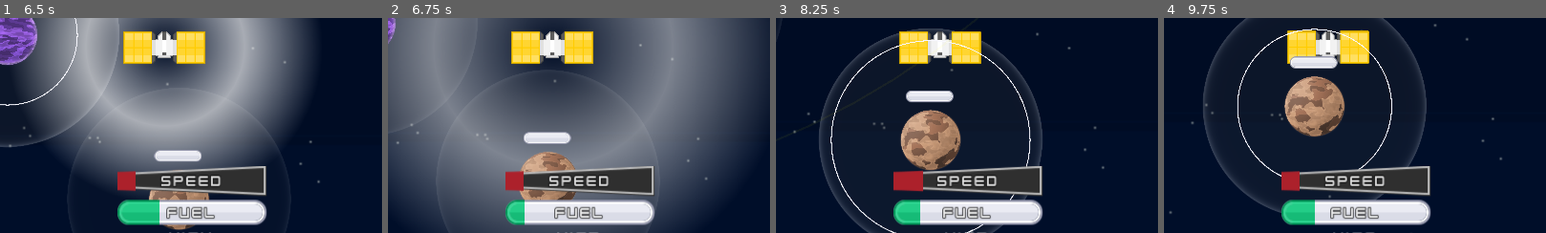
Above: before the commit, frames 1-4 (left to right).
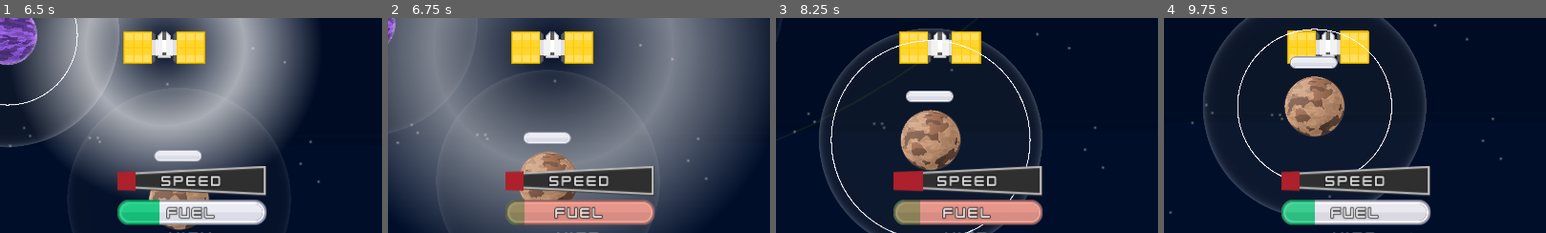
Above: after the commit, the same moments.

Repository: ThreeChooseOne/loopiter
Game: Godot game, scene res://root_scene.tscn
Two runs of this game, one before a commit and one after it. Both use one fixed random seed, a clock stepped at 60 frames per second and the inputs below.
Inputs:
- Up to frame 1 (6.5 s): click "Start" at 0.5 s; tap Enter at 1.25 s; hold D 1.28-2.03 s; tap I at 1.35, 3.6, 5.85 s; hold Down 2.03-2.78 s; tap O at 2.1, 4.35 s; hold D 2.78-3.53 s; tap V at 2.85, 5.1 s; hold Up 3.53-4.28 s; hold A 4.28-5.78 s; hold Down from 5.78 s (still down)
- Up to frame 2 (6.75 s): release Down at 6.53 s; hold D from 6.53 s (still down); tap O at 6.6 s
- Up to frame 3 (8.25 s): release D at 7.28 s; hold Up 7.28-8.03 s; tap V at 7.35 s; hold D from 8.03 s (still down); tap I at 8.1 s
- Up to frame 4 (9.75 s): release D at 8.78 s; hold Down 8.78-9.53 s; tap O at 8.85 s; hold A from 9.53 s (still down); tap V at 9.6 s
The pictures show only the part of the screen within x 28-78%, y 43-93%; the shares and areas given below are measured in that part.

Frame 1 is identical in both runs. In frame 2, 4.3% of the frame differs, in the area x 30-70%, y 84-97%; in frame 3, 4.3%; in frame 4, less than 0.1%.

Commit message:
Blink fuel when not enough left to move

Diff:
--- a/main.gd
+++ b/main.gd
@@ -25,6 +25,7 @@
 @onready var fuel = %PlayerHUD/Fuel
 @onready var hud = %PlayerHUD
 @onready var speed_bar: TextureProgressBar = %Speed
+@onready var animation_player: AnimationPlayer = %AnimationPlayer
 
 const fuel_cost = 20
 
@@ -305,7 +306,9 @@
 
 func move_player_orbit(out: bool):
 	if fuel.value < fuel_cost:
+		animation_player.play("blink_red")
 		return
+	animation_player.stop()
 	fuel.value -= fuel_cost
 
 	var curr = current_player_orbit()
--- a/main.tscn
+++ b/main.tscn
@@ -11,8 +11,40 @@
 [ext_resource type="Script" path="res://debug_canvas.gd" id="7_272bh"]
 [ext_resource type="PackedScene" uid="uid://ier84j4eh2qc" path="res://jazz/circular_halo_mask.tscn" id="7_kek77"]
 
+[sub_resource type="Animation" id="Animation_dg77c"]
+resource_name = "blink_red"
+length = 0.4
+tracks/0/type = "value"
+tracks/0/imported = false
+tracks/0/enabled = true
+tracks/0/path = NodePath(".:tint_over")
+tracks/0/interp = 1
+tracks/0/loop_wrap = true
+tracks/0/keys = {
+"times": PackedFloat32Array(0, 0.1, 0.2, 0.3, 0.4),
+"transitions": PackedFloat32Array(1, 1, 1, 1, 1),
+"update": 0,
+"values": [Color(1, 1, 1, 0), Color(0.960784, 0.286275, 0.152941, 0.729412), Color(1, 1, 1, 0), Color(0.960784, 0.286275, 0.152941, 0.717647), Color(1, 1, 1, 0)]
+}
+
+[sub_resource type="Animation" id="Animation_4c57u"]
+length = 0.001
+
+[sub_resource type="AnimationLibrary" id="AnimationLibrary_ycdy4"]
+_data = {
+&"RESET": SubResource("Animation_4c57u"),
+&"blink_red": SubResource("Animation_dg77c")
+}
+
 [node name="Main" type="Node2D"]
 script = ExtResource("1_ynt7j")
+
+[node name="AnimationPlayer" type="AnimationPlayer" parent="."]
+unique_name_in_owner = true
+root_node = NodePath("../PlayerCamera/PlayerHUD/Fuel")
+libraries = {
+&"": SubResource("AnimationLibrary_ycdy4")
+}
 
 [node name="ParallaxBackground" type="ParallaxBackground" parent="."]
 
@@ -86,7 +118,9 @@
 stretch_margin_right = 12
 stretch_margin_bottom = 6
 texture_under = ExtResource("3_lquwl")
+texture_over = ExtResource("3_lquwl")
 texture_progress = ExtResource("4_7mycd")
+tint_over = Color(1, 1, 1, 0)
 
 [node name="RichTextLabel" type="Label" parent="PlayerCamera/PlayerHUD/Fuel"]
 modulate = Color(1, 1, 1, 0.835294)
Not shown: 1 places in main.tscn that only renumber resources
